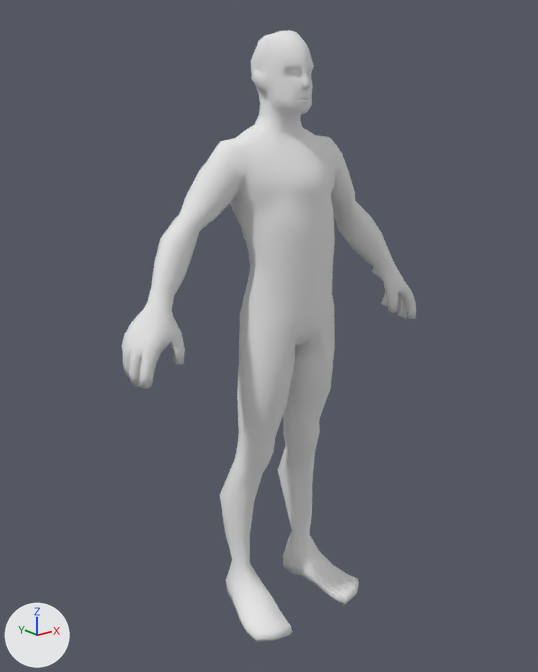
Two versions of the OBJ model objetos/modelo.obj, one commit apart.
One viewpoint serves both versions: a 50 mm lens placed at (-2.44, -2.91, 2.8), pointed at (-0.07, 0.04, 1.62). The axes (+X, +Y, +Z) are drawn at lower left. The lights are the same throughout. Where no turn or scale is listed for an object, it has been applied to the vertices.

Names of what the first picture shows: 'Low_Poly_Characte.000_Mesh.001'.
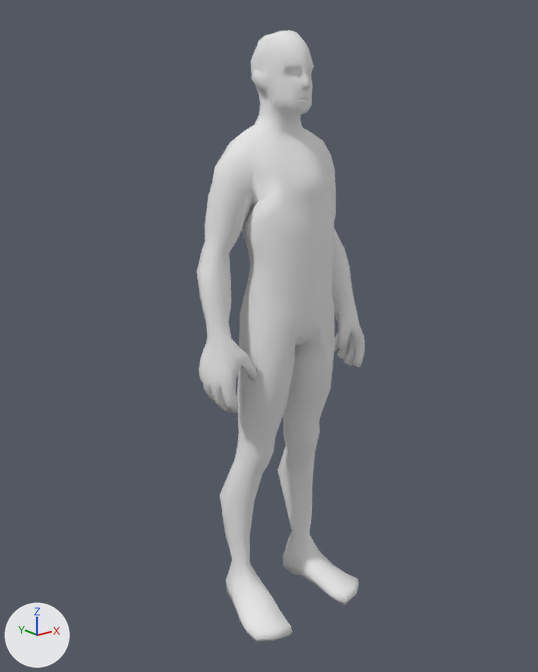
Boxes [x1, y1, x2, y2] around the edits, measured in the pictures (538 x 672 px; the box of a moved part takes in the faces that stretch with it):
'Low_Poly_Characte.000_Mesh.001', reshaped (43% narrower)
    before: [122, 30, 416, 642]
    after: [197, 30, 365, 642]
part 1 of me_low_poly_characte_000_mesh_001, moved or reshaped
    before: [122, 137, 287, 389]
    after: [197, 137, 287, 413]
part 2 of me_low_poly_characte_000_mesh_001, moved or reshaped
    before: [316, 135, 416, 319]
    after: [318, 141, 365, 367]

The change, as a diff of the scene's bpy script:
```diff
--- a/objetos/modelo.obj.py
+++ b/objetos/modelo.obj.py
@@ me_low_poly_characte_000_mesh_001 @@
 # used by ob_low_poly_characte_000_mesh_001; location = (0.0, 0.0, 0.0)
-me_low_poly_characte_000_mesh_001.from_pydata(...)  # 986 vertices, 1968 faces; spans x -0.94..0.94, y -0.32..0.26, z 0.01..3.13
+me_low_poly_characte_000_mesh_001.from_pydata(...)  # 986 vertices, 1968 faces; spans x -0.51..0.53, y -0.32..0.26, z 0.01..3.13
+# me_low_poly_characte_000_mesh_001 part 1: 190 of the vertices in x -0.94..-0.27, y -0.13..0.19, z 1.56..2.63 are turned -25.6 degrees about the y axis through their middle, then moved by (0.24, 0.0, -0.17)
+# me_low_poly_characte_000_mesh_001 part 2: 188 of the vertices in x 0.26..0.94, y -0.13..0.19, z 1.56..2.63 are turned 21.8 degrees about the y axis through their middle, then moved by (-0.24, 0.0, -0.13)
 me_low_poly_characte_000_mesh_001.materials.append(mat_material_001)
```
